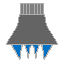
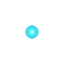
The second 64 x 64 image is a revision of the first. Changes to its layers:
added layer "enemy2 shot" above "enemy big shot" over box(25, 25, 39, 39)
renamed "enemy" to "enemy1", hid it over box(6, 3, 58, 60)
